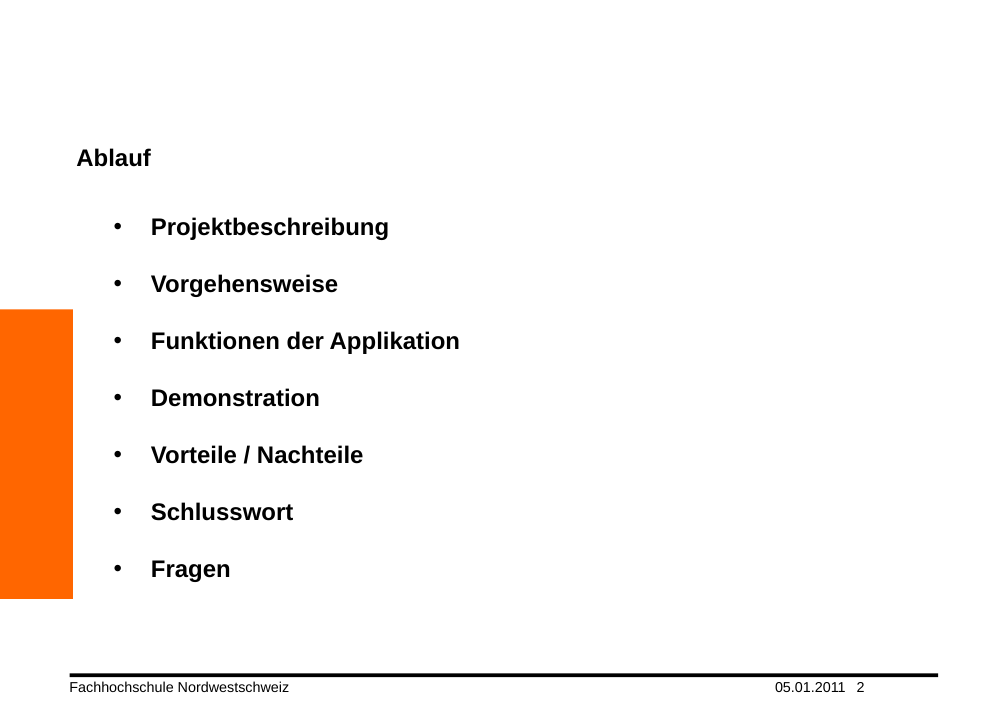
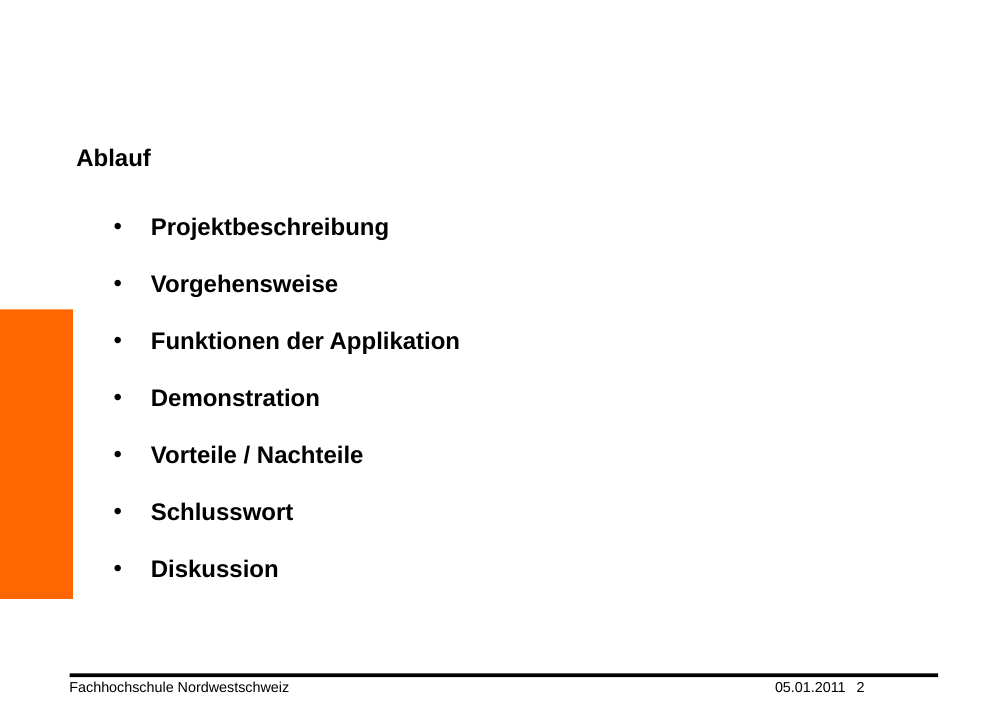
Before and after one commit to yuai/newtonscheaxiom, a slide deck: slide 2 of wiki/truong_xander.pptx. Drawn at 1008x713 pixels with LibreOffice and Linux fonts; fonts in the diff are those of the drawing; background and template pictures are left out. Boxes give left, top, right and bottom in pixels: in the first picture for what was removed or moved away, otherwise in the second. Text is boxed around its words. In the diff, an @@ line names an element or a change of style, - is before the commit and + after.

```diff
--- a/wiki/truong_xander.pptx
+++ b/wiki/truong_xander.pptx
@@ text at bbox=[151, 559, 279, 578]: text changed @@
-• Fragen
+• Diskussion
```
